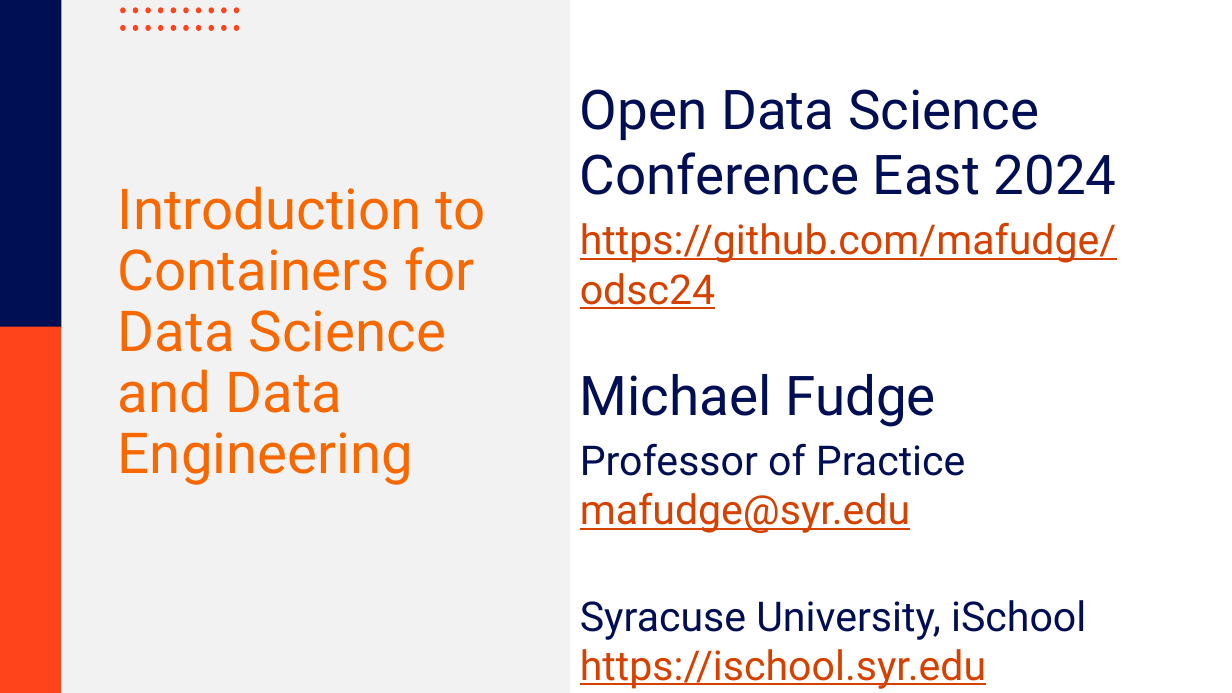
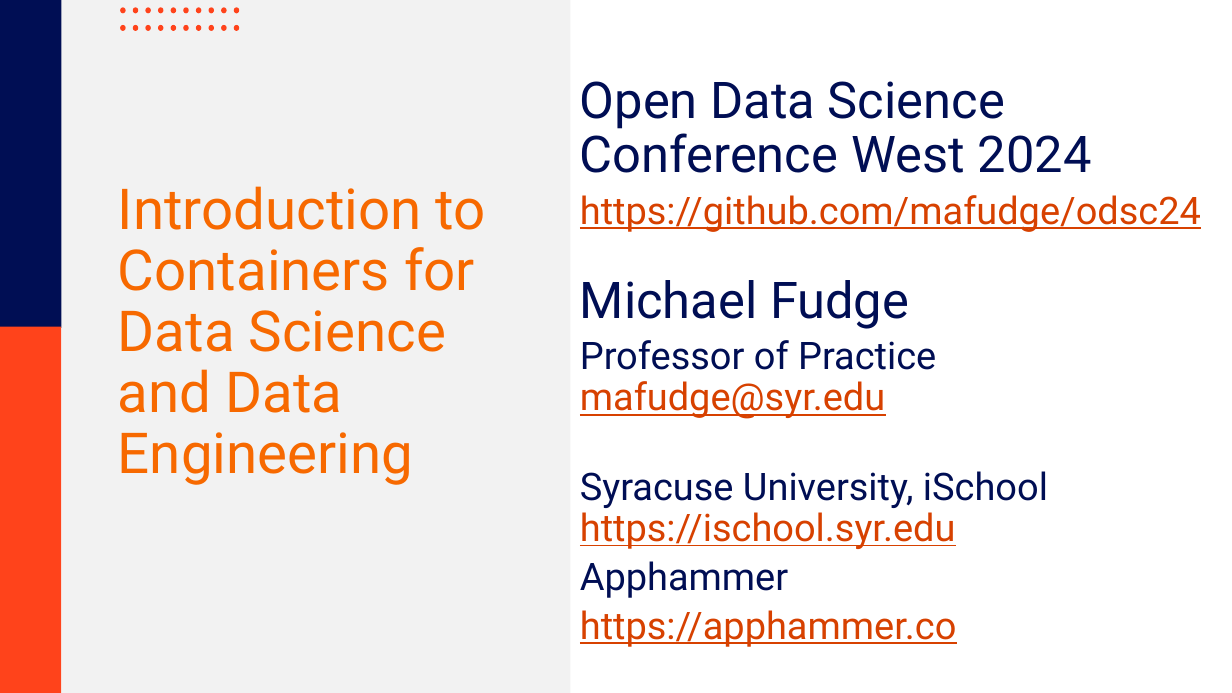
Before and after one commit to mafudge/odsc24, a slide deck: slide 1 of talk/slides.pptx. Drawn at 1232x693 pixels with LibreOffice and Linux fonts; fonts in the diff are those of the drawing; background and template pictures are left out. Boxes give left, top, right and bottom in pixels: in the first picture for what was removed or moved away, otherwise in the second. Text is boxed around its words. In the diff, an @@ line names an element or a change of style, - is before the commit and + after.

Commit message:
ready for odsc west

```diff
--- a/talk/slides.pptx
+++ b/talk/slides.pptx
@@ text at [580, 81, 1092, 173]: text changed; size 32 to 29.6 pt @@
-Open Data Science Conference East 2024
+Open Data Science Conference West 2024
@@ text at [580, 195, 1201, 549]: size 24 to 22.2 pt in "https://github.com/mafudge/odsc24", "Professor of Practice mafudge@syr.edu", "Syracuse University, iSchool https://ischool.syr.edu"; size 32 to 29.6 pt in "Michael Fudge"; line spacing 1 to 0.9 @@
@@ text at [580, 561, 957, 647]: paragraphs added @@
+Apphammer
+https://apphammer.co
```
Also in this commit, not shown: 1 other slide changed, 15 other files.
